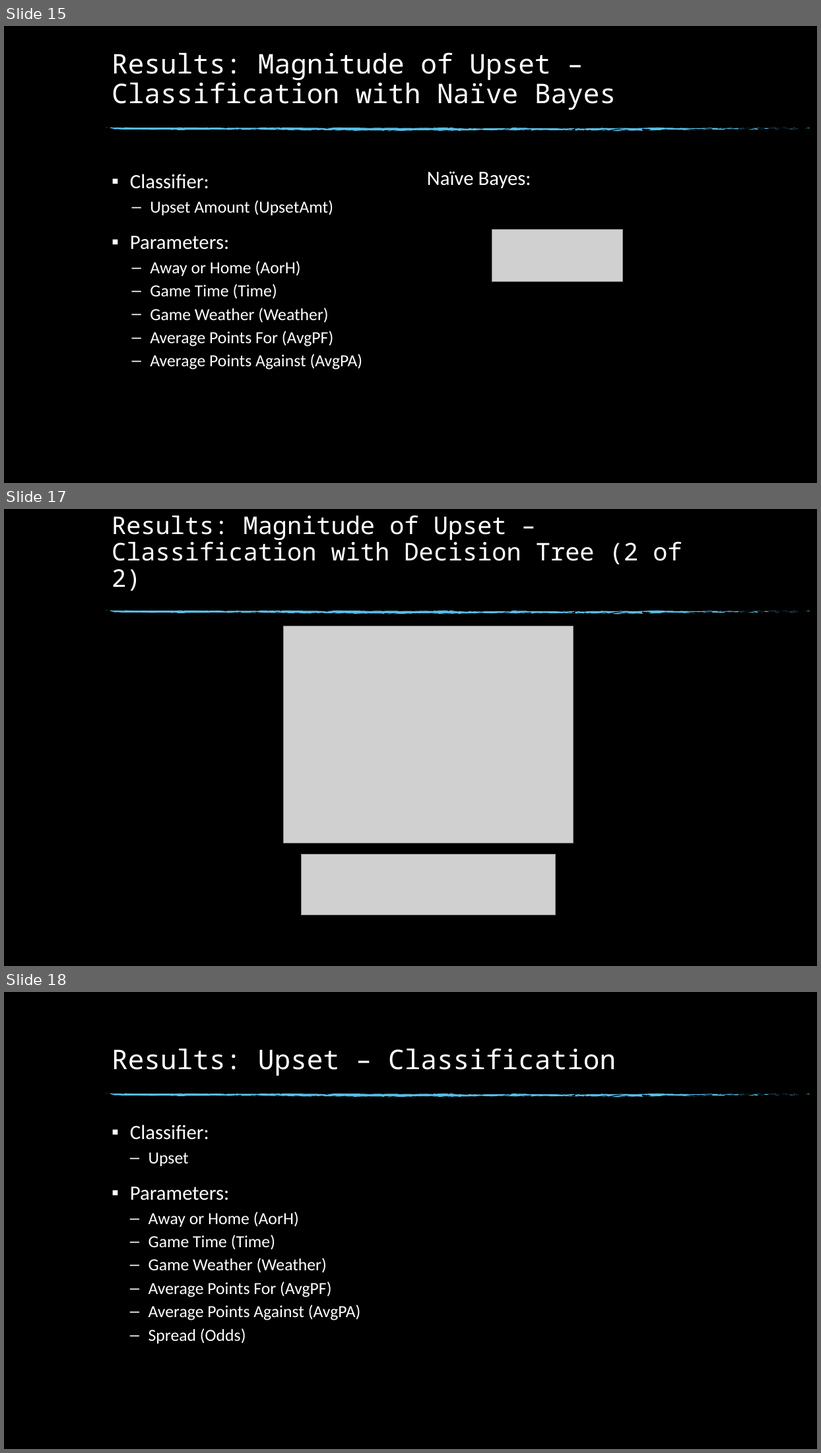
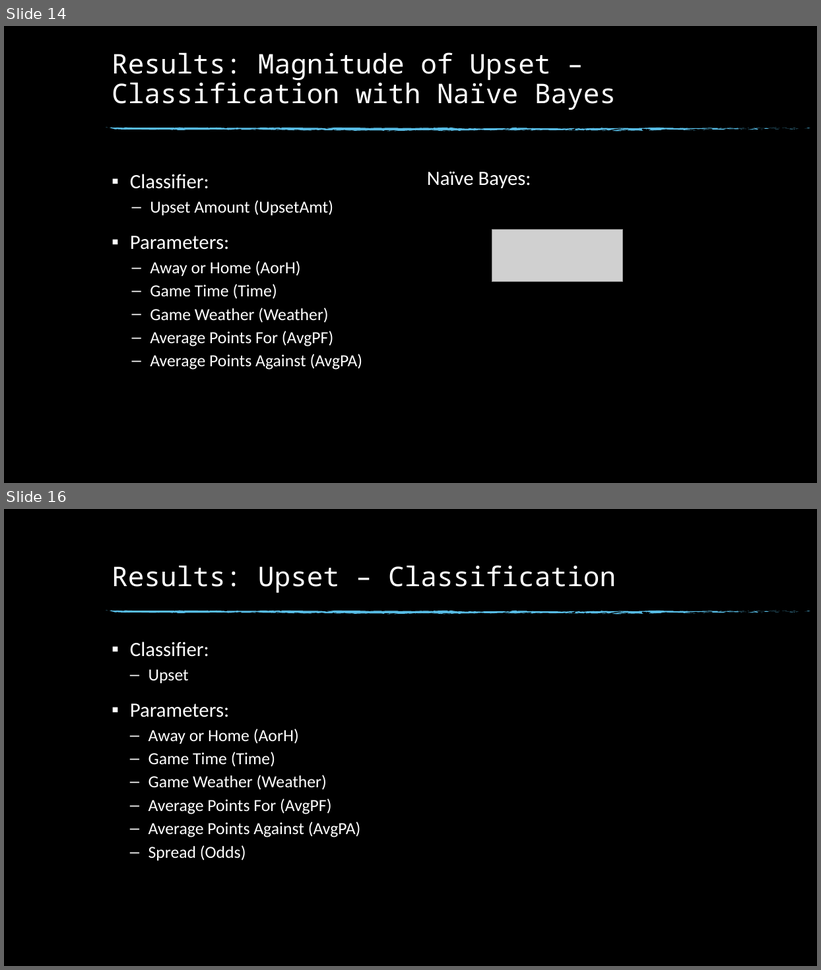
Before and after one commit to msnyde8/Graduate_Project-Upset_Potential, a slide deck: Upset Potential in the NFL.pptx. Shown one above the other, each under a label of ours: slides 15, 17 and 18 before the commit, slides 14 and 16 after it; the slides between them are not shown. The pictures are 821x1453 and 821x970 pixels, drawn with LibreOffice and Linux fonts; fonts in the diff are those of the drawing; grey boxes stand for pictures; background and template pictures are left out. Boxes give left, top, right and bottom in pixels: in the first picture for what was removed or moved away, otherwise in the second. Text is boxed around its words. In the diff, an @@ line names an element or a change of style, - is before the commit and + after.

```diff
--- a/Upset Potential in the NFL.pptx
+++ b/Upset Potential in the NFL.pptx
@@ slide 17 removed at bbox=[4, 509, 817, 966], background picture (left out); not listed: 74 template elements that a slide beside it also shows @@
@@ title removed at bbox=[112, 515, 682, 591] @@
-Results: Magnitude of Upset – Classification with Decision Tree (2 of 2)
@@ picture removed at bbox=[283, 626, 573, 843] @@
@@ picture removed at bbox=[301, 855, 556, 916] @@
@@ what was slide 15 is now slide 14 @@
@@ what was slide 18 is now slide 16 @@
```
Also in this commit, not shown: 6 slides changed, 2 other slides removed, 6 other files.
